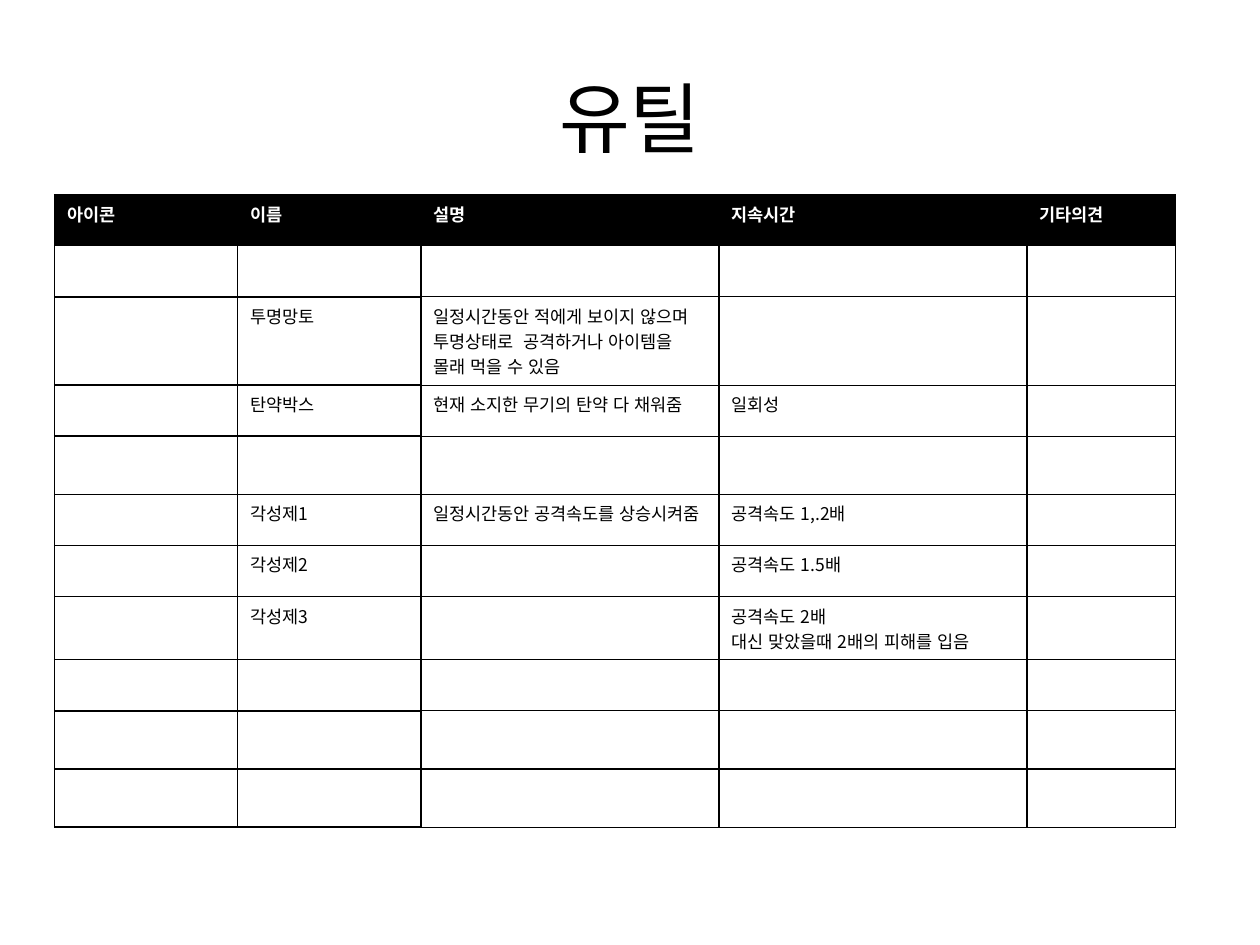
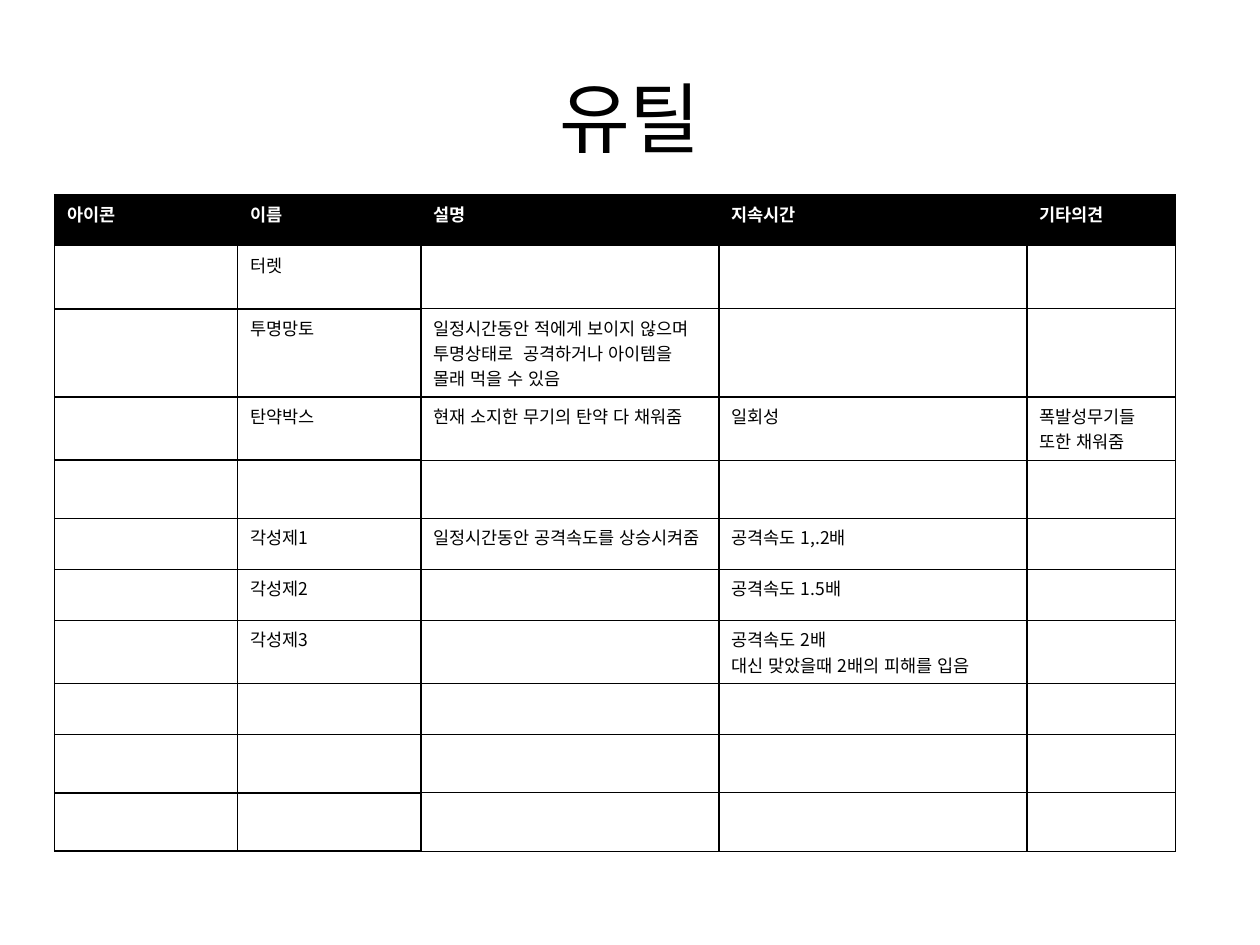
Before and after one commit to gkdlgndpdu/EscapeJail, a slide deck: slide 10 of EscapeJail/Assets/기획/스테이지1기획.pptx. Drawn at 1260x945 pixels with LibreOffice and Linux fonts; fonts in the diff are those of the drawing. Boxes give left, top, right and bottom in pixels: in the first picture for what was removed or moved away, otherwise in the second. Text is boxed around its words. In the diff, an @@ line names an element or a change of style, - is before the commit and + after.

```diff
--- a/EscapeJail/Assets/기획/스테이지1기획.pptx
+++ b/EscapeJail/Assets/기획/스테이지1기획.pptx
@@ table at <box>54,195,1174,796</box> @@
-row 2, column 2: 
+row 2, column 2: 터렛
-row 4, column 5: 
+row 4, column 5: 폭발성무기들 또한 채워줌
```
Also in this commit, not shown: 1 other slide changed.
